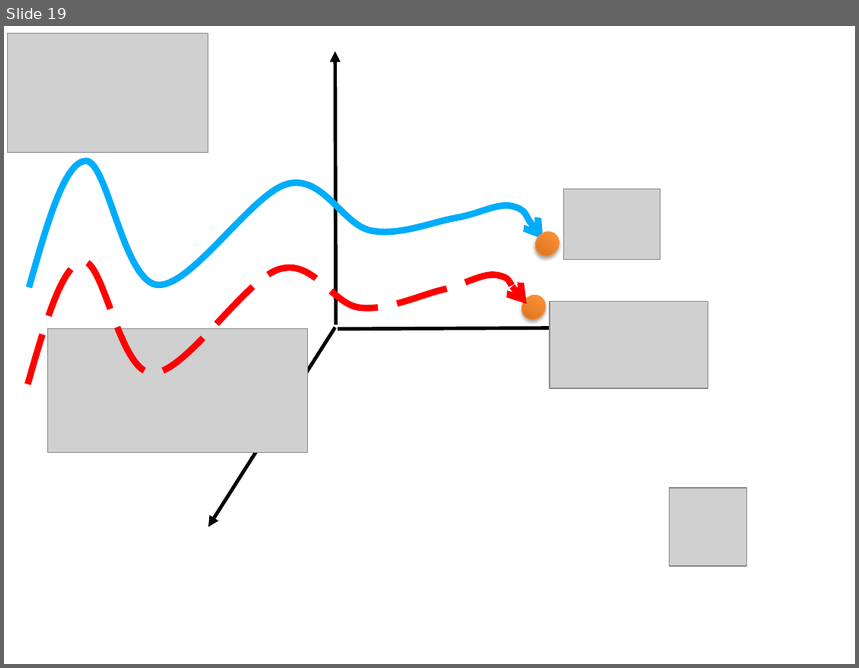
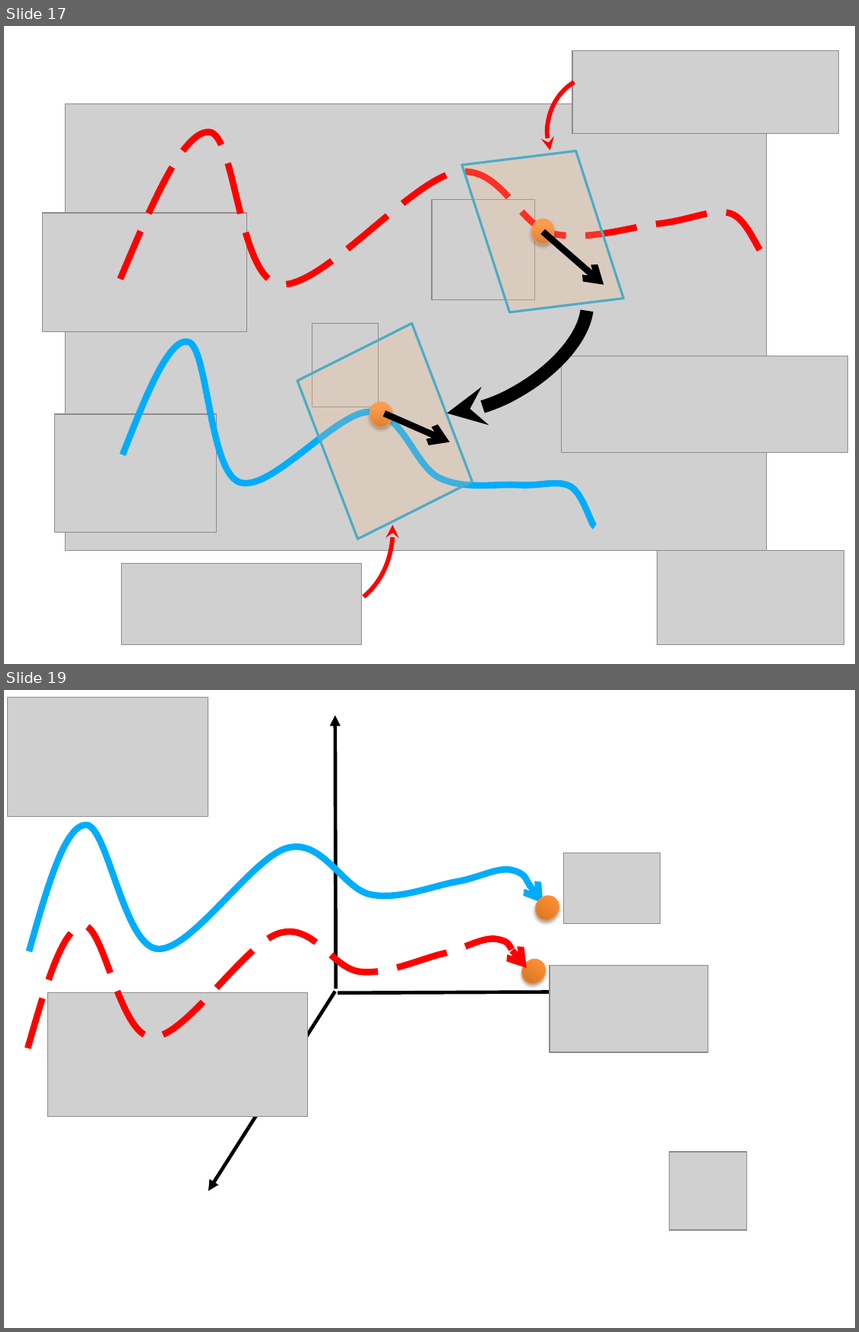
Before and after one commit to namvo88/Thesis-Quadrotor, a slide deck: StyleStuff/figures.pptx. Shown one above the other, each under a label of ours: slide 19 before the commit, slides 17 and 19 after it; the slides between them are not shown. The pictures are 859x668 and 859x1332 pixels, drawn with LibreOffice and Linux fonts; fonts in the diff are those of the drawing; grey boxes stand for pictures. Boxes give left, top, right and bottom in pixels: in the first picture for what was removed or moved away, otherwise in the second. Text is boxed around its words. In the diff, an @@ line names an element or a change of style, - is before the commit and + after.

```diff
--- a/StyleStuff/figures.pptx
+++ b/StyleStuff/figures.pptx
@@ slide 17 added at (4, 26, 855, 664), background #FFFFFF @@
@@ freeform shape added at (78, 26, 764, 522), outline #FF0000 5.5 pt dashed @@
@@ arc (boxed as its full ellipse) added at (533, 59, 676, 207), outline #FF0000 3.75 pt @@
@@ picture added at (572, 50, 839, 133) @@
@@ picture added at (66, 104, 767, 551) @@
@@ parallelogram added at (462, 147, 624, 316), fill #FAC090 at 25% opacity, outline #4BACC6 2 pt @@
@@ picture added at (432, 199, 535, 300) @@
@@ picture added at (42, 213, 246, 332) @@
@@ freeform shape added at (92, 226, 595, 664), outline #00ADFA 5.5 pt @@
@@ ellipse added at (531, 219, 555, 245), fill gradient #CC6E20 to #FF9034 to #FF9136, outline #F69240 0.75 pt @@
@@ arc (boxed as its full ellipse) added at (379, 243, 610, 442), outline #000000 11 pt @@
@@ arrow added from (543, 232) to (604, 284), #000000 5.5 pt @@
@@ arc (boxed as its full ellipse) added at (113, 332, 440, 662), outline #FF0000 3.75 pt @@
@@ parallelogram added at (282, 323, 487, 539), fill #FAC090 at 25% opacity, outline #4BACC6 2 pt @@
@@ picture added at (312, 324, 379, 408) @@
@@ picture added at (562, 357, 848, 453) @@
@@ ellipse added at (369, 402, 392, 428), fill gradient #CC6E20 to #FF9034 to #FF9136, outline #F69240 0.75 pt @@
@@ picture added at (54, 414, 217, 532) @@
@@ arrow added from (385, 414) to (450, 442), #000000 5.5 pt @@
@@ picture added at (122, 563, 361, 645) @@
@@ picture added at (657, 551, 844, 645) @@
```
Also in this commit, not shown: 1 slide removed, 18 other files.
